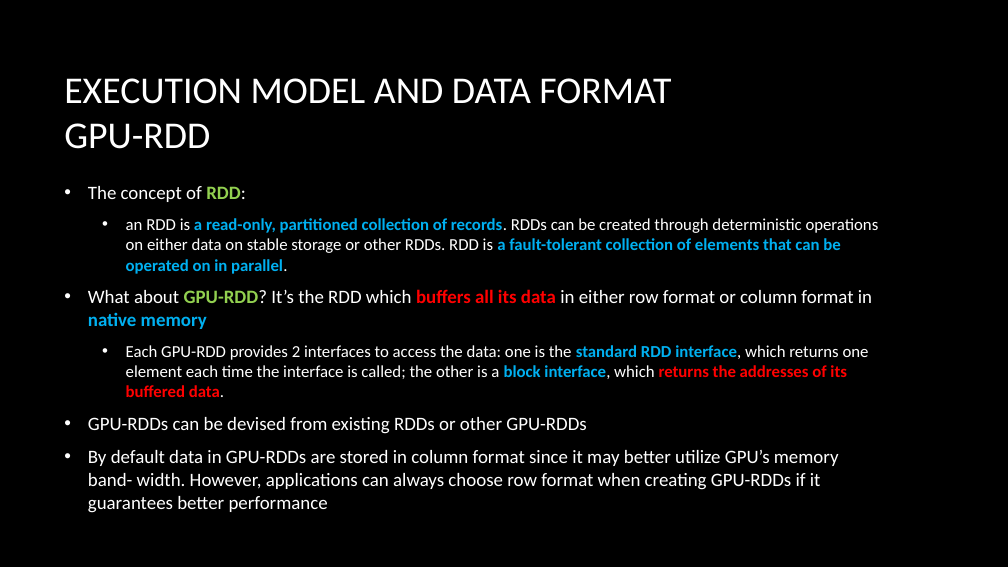
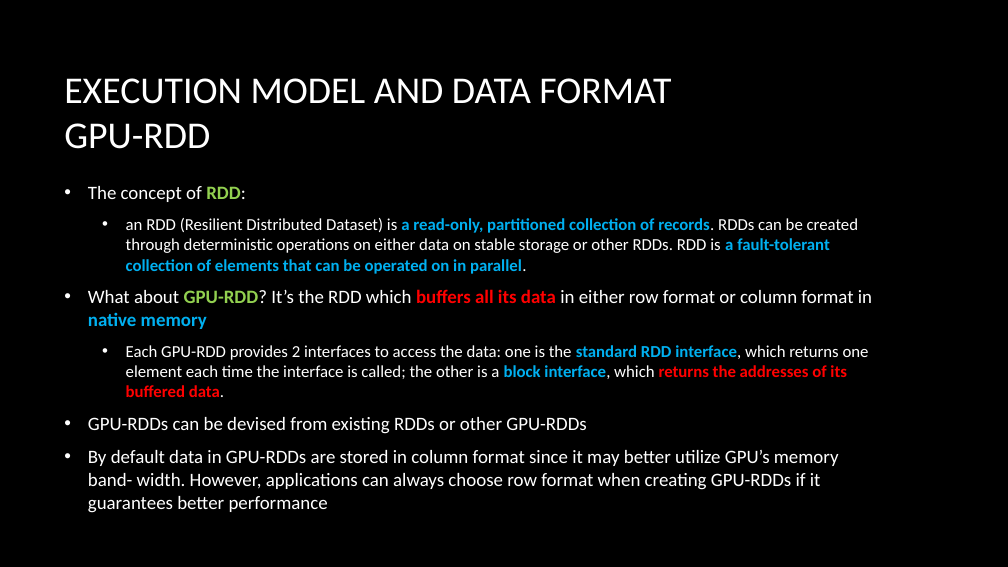
Before and after one commit to thoh-testarossa/Mirage-docs, a slide deck: slide 8 of thoh/presentations/20170309.pptx. Drawn at 1008x567 pixels with LibreOffice and Linux fonts; fonts in the diff are those of the drawing; background and template pictures are left out. Boxes give left, top, right and bottom in pixels: in the first picture for what was removed or moved away, otherwise in the second. Text is boxed around its words. In the diff, an @@ line names an element or a change of style, - is before the commit and + after.

```diff
--- a/thoh/presentations/20170309.pptx
+++ b/thoh/presentations/20170309.pptx
@@ text at [126,218,858,274]: text changed; text colour #00B0F0 to #FFFFFF; bold off @@
-  • an RDD is a read-only, partitioned collection of records. RDDs can be created through deterministic operations on either data on stable storage or other RDDs. RDD is a fault-tolerant collection of elements that can be operated on in parallel.
+  • an RDD (Resilient Distributed Dataset) is a read-only, partitioned collection of records. RDDs can be created through deterministic operations on either data on stable storage or other RDDs. RDD is a fault-tolerant collection of elements that can be operated on in parallel.
```
Also in this commit, not shown: 2 other files.
